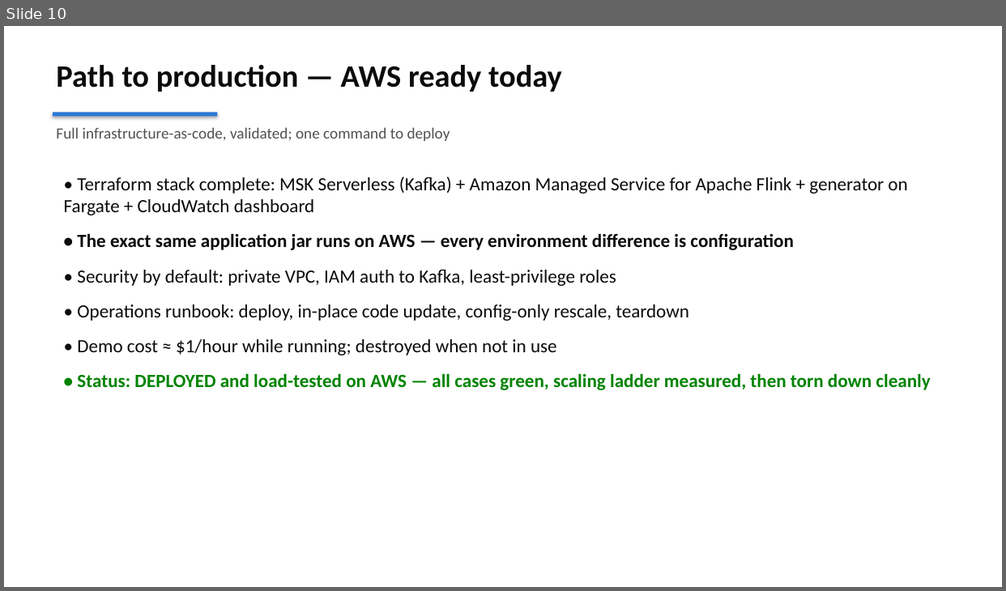
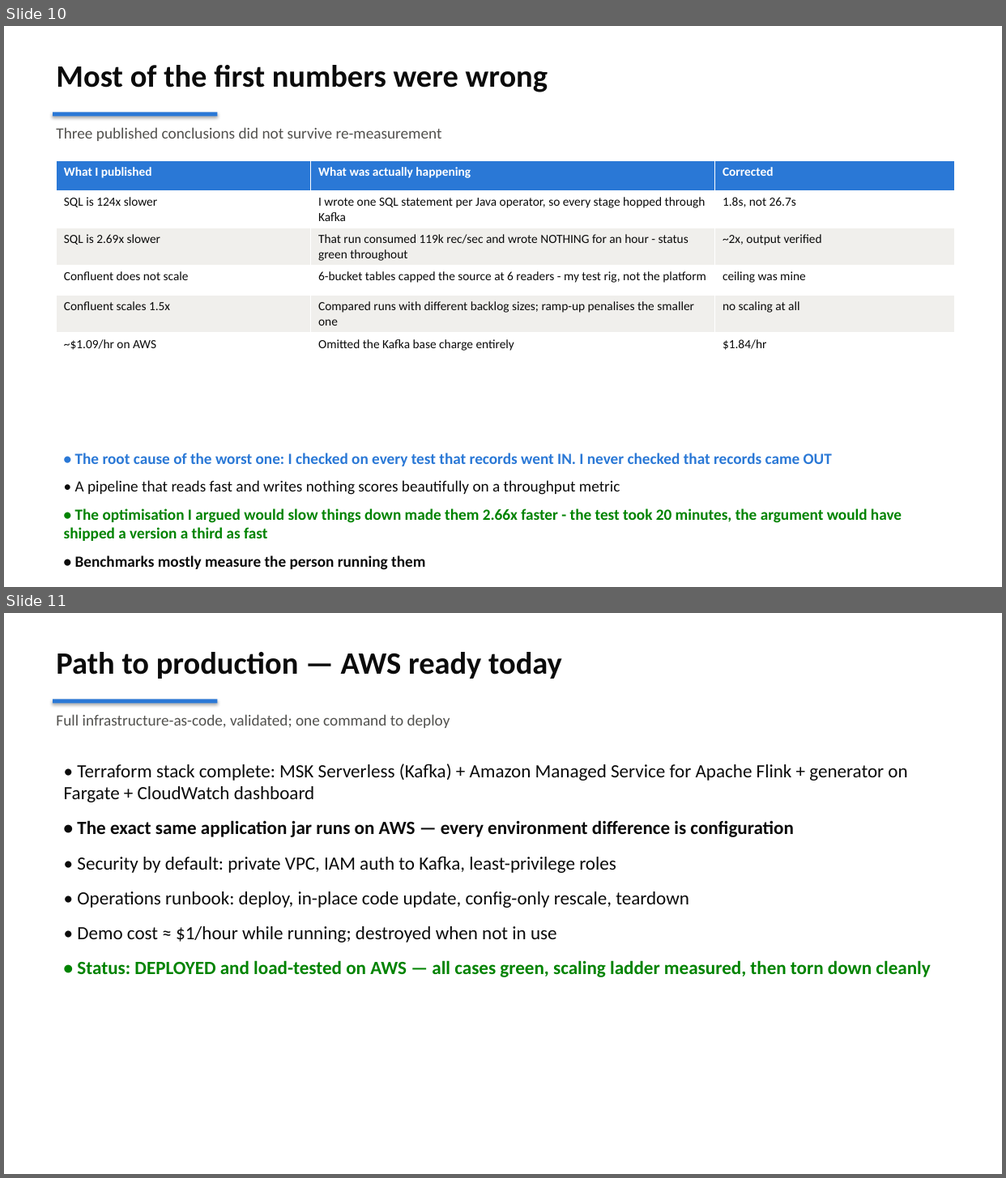
Before and after one commit to jimzucker/flink-fable5, a slide deck: docs/flink-demo-exec-briefing.pptx. Shown one above the other, each under a label of ours: slide 10 before the commit, slides 10 and 11 after it. The pictures are 1006x591 and 1006x1178 pixels, drawn with LibreOffice and Linux fonts; fonts in the diff are those of the drawing. Boxes give left, top, right and bottom in pixels: in the first picture for what was removed or moved away, otherwise in the second. Text is boxed around its words. In the diff, an @@ line names an element or a change of style, - is before the commit and + after.

```diff
--- a/docs/flink-demo-exec-briefing.pptx
+++ b/docs/flink-demo-exec-briefing.pptx
@@ slide 10 added at (x1=4, y1=26, x2=1002, y2=587), background #FFFFFF @@
@@ text added at (x1=56, y1=65, x2=548, y2=92), 30 pt, text #0B0B0B, bold @@
+Most of the first numbers were wrong
@@ rectangle added at (x1=53, y1=112, x2=217, y2=117), fill #2A78D6 @@
@@ text added at (x1=56, y1=127, x2=442, y2=141), 15 pt, text #52514E @@
+Three published conclusions did not survive re-measurement
@@ table added at (x1=57, y1=160, x2=955, y2=354), 6 rows, 3 columns @@
+What I published | What was actually happening | Corrected
+SQL is 124x slower | I wrote one SQL statement per Java operator, so every stage hopped through Kafka | 1.8s, not 26.7s
+SQL is 2.69x slower | That run consumed 119k rec/sec and wrote NOTHING for an hour - status green throughout | ~2x, output verified
+Confluent does not scale | 6-bucket tables capped the source at 6 readers - my test rig, not the platform | ceiling was mine
+Confluent scales 1.5x | Compared runs with different backlog sizes; ramp-up penalises the smaller one | no scaling at all
+~$1.09/hr on AWS | Omitted the Kafka base charge entirely | $1.84/hr
@@ text added at (x1=64, y1=453, x2=901, y2=570), 15 pt, text #008300, bold @@
+• The root cause of the worst one: I checked on every test that records went IN. I never checked that records came OUT
+• A pipeline that reads fast and writes nothing scores beautifully on a throughput metric
+• The optimisation I argued would slow things down made them 2.66x faster - the test took 20 minutes, the argument would have shipped a version a third as fast
+• Benchmarks mostly measure the person running them
@@ what was slide 10 is now slide 11 @@
```
Also in this commit, not shown: 1 slide changed, 5 other files.
